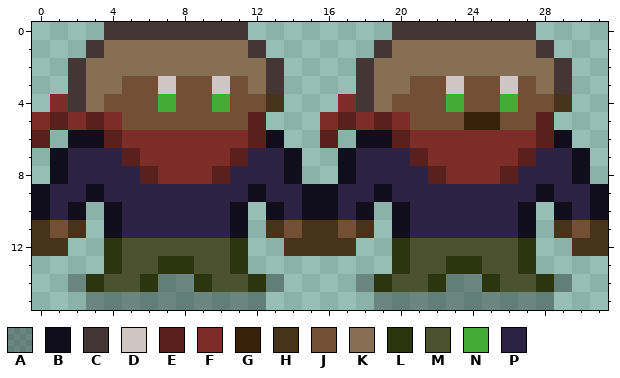
Two versions of one pixel-art sprite, graphics/characters/nomad1/nomad1_talk.png. Above, as it was before the edit.
The file is 32x16 pixels.
Palette (. is transparent): A #0000004b  B #110e1b  C #443635  D #cfc5c2  E #59201d  F #7c2d28  G #38230a  H #47321a  J #724f35  K #866f52  L #2d350e  M #4b522d  N #44ab36  P #2b2244
Now the later version:
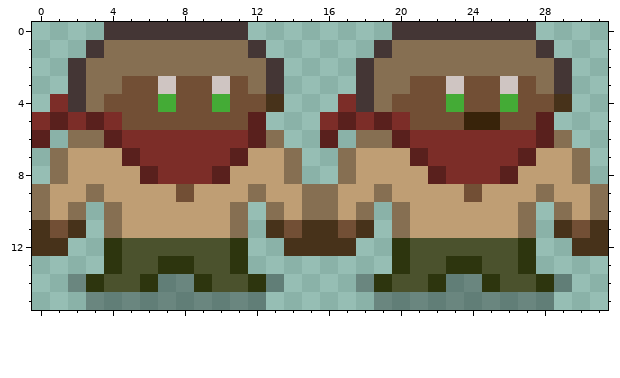
Diff:
colour P: #2b2244 -> #bf9e74
y 6: x 2..3 BB -> KK; x 13 B -> K; x 18..19 BB -> KK; x 29 B -> K
y 7..8: x 1 B -> K; x 14 B -> K; x 17 B -> K; x 30 B -> K
y 9: x 0 B -> K; x 3 B -> K; x 8 P -> J; x 12 B -> K; x 15..16 BB -> KK; x 19 B -> K; x 24 P -> J; x 28 B -> K; x 31 B -> K
y 10: x 0 B -> K; x 2 B -> K; x 4 B -> K; x 11 B -> K; x 13 B -> K; x 15..16 BB -> KK; x 18 B -> K; x 20 B -> K; x 27 B -> K; x 29 B -> K; x 31 B -> K
y 11: x 4 B -> K; x 11 B -> K; x 20 B -> K; x 27 B -> K
Changed places in both pictures, as pixel boxes (x1, y1, x2, y2):
changed: (32, 130, 608, 238)
